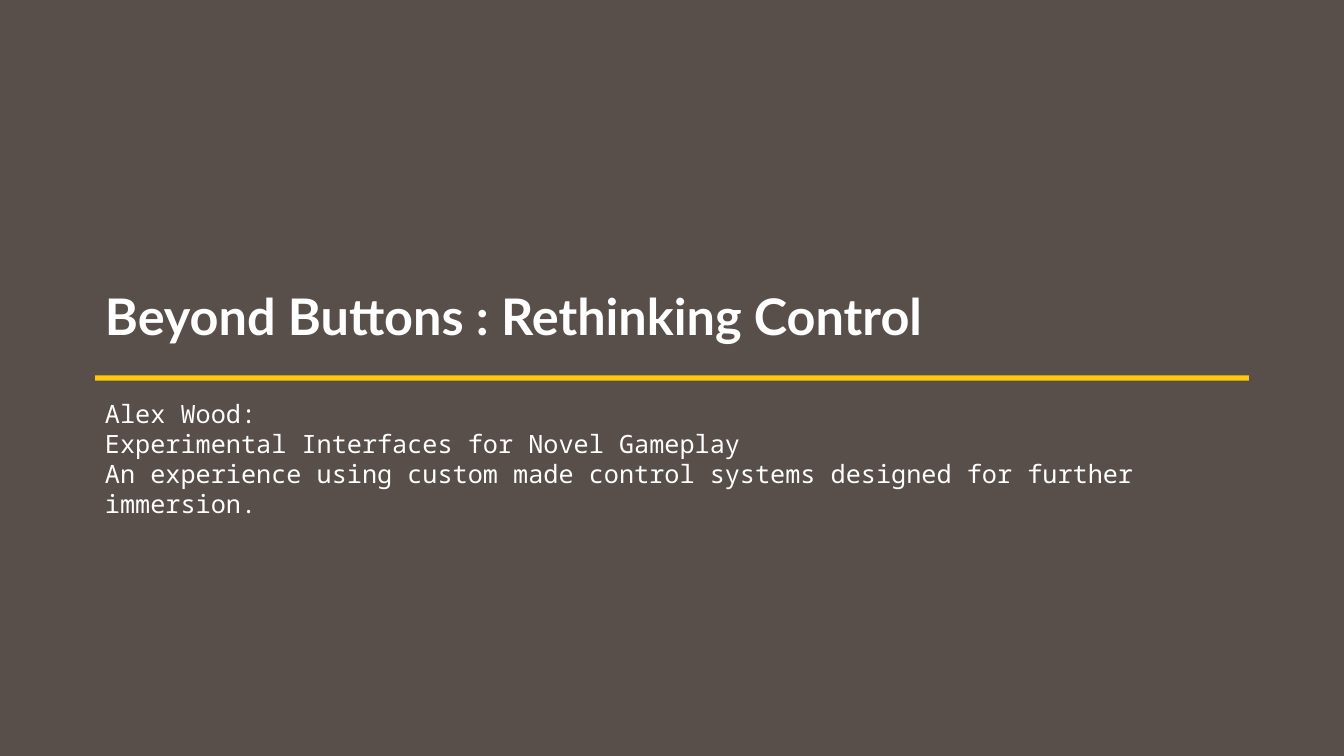
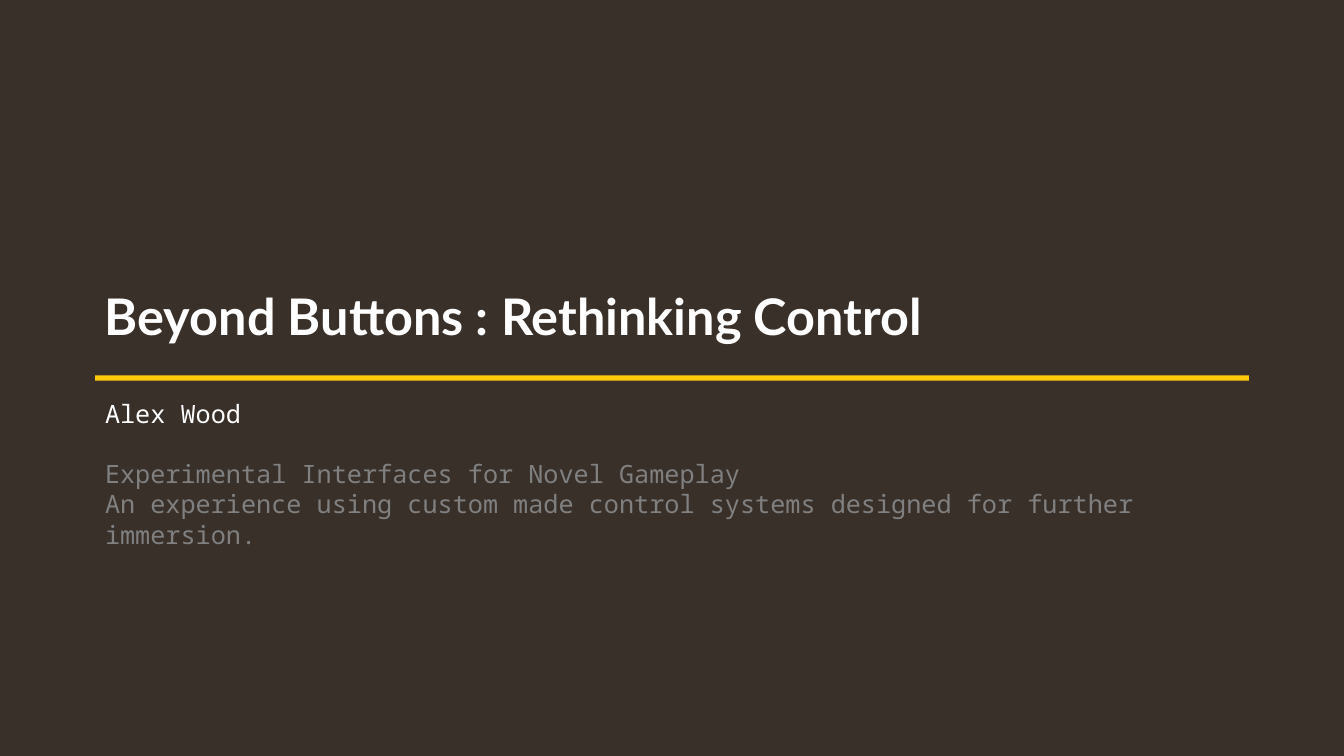
Before and after one commit to Astarrix/Beyond-Buttons, a slide deck: slide 1 of Project/FYP Presentation.pptx. Drawn at 1344x756 pixels with LibreOffice and Linux fonts; fonts in the diff are those of the drawing. Boxes give left, top, right and bottom in pixels: in the first picture for what was removed or moved away, otherwise in the second. Text is boxed around its words. In the diff, an @@ line names an element or a change of style, - is before the commit and + after.

```diff
--- a/Project/FYP Presentation.pptx
+++ b/Project/FYP Presentation.pptx
@@ background #58504B to #39302A @@
@@ text at bbox=[105, 404, 241, 424]: text changed @@
-Alex Wood:
+Alex Wood
@@ text at bbox=[105, 464, 1133, 519]: text colour #FFFFFF to #808080 @@
```
Also in this commit, not shown: 5 slides added, 1 slide removed, 1 other file.
